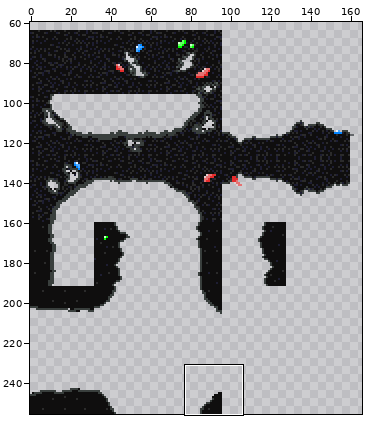
Sprite sheet -- CasaDesDiamantes/sprites/caveBackgroundTiles_spr/layers/20d81cce-d4a2-4010-bc25-e89a299fd01b/6e7e754c-65ea-4434-a93a-3a674bf6517b.png. The picture above shows the old version from afar; the outline marks the close-up.
Close-up. Before:
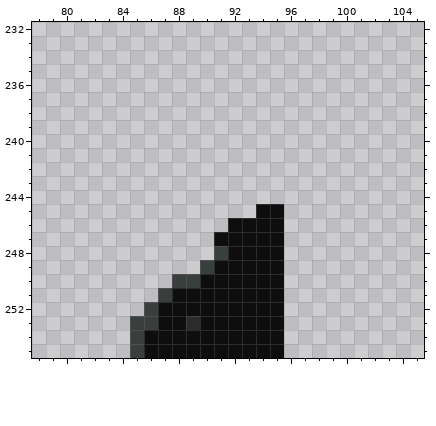
The file is 256x256 pixels. Colours within 5 levels of each other are drawn and written as one. Shown: x 78..105, y 232..255. The wide view leaves out empty margins. The commit also changed other parts of the picture, which this record leaves out.
The result:
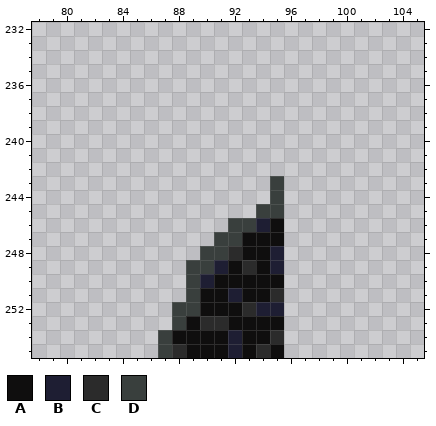
Palette (. is transparent): A #0f0e0e  B #1e1e33  C #2b2b2b  D #393f3d
Edits made:
@@ x 83..97 @@
 242 ...............
-243 ...............
-244 ...............
-245 ...........AA..
-246 .........AAAA..
-247 ........AAAAA..
-248 ........DAAAA..
-249 .......DAAAAA..
-250 .....DDAAAAAA..
-251 ....DAAAAAAAA..
-252 ...DAAAAAAAAA..
-253 ..DDAACAAAAAA..
-254 ..DAAAAAAAAAA..
-255 ..DAAAAAAAAAA..
+243 ............D..
+244 ............D..
+245 ...........DD..
+246 .........DDBA..
+247 ........DDAAA..
+248 .......DDCAAB..
+249 ......DDBACAB..
+250 ......DBAAAAA..
+251 ......DAABAAC..
+252 .....DDAAACBB..
+253 .....DACCAAAA..
+254 ....DAAAABAAC..
+255 ....DCAAABACA..
Where, in picture pixels (left, top, right, bottom), the same in both close-ups:
changed: (130, 176, 284, 358)
